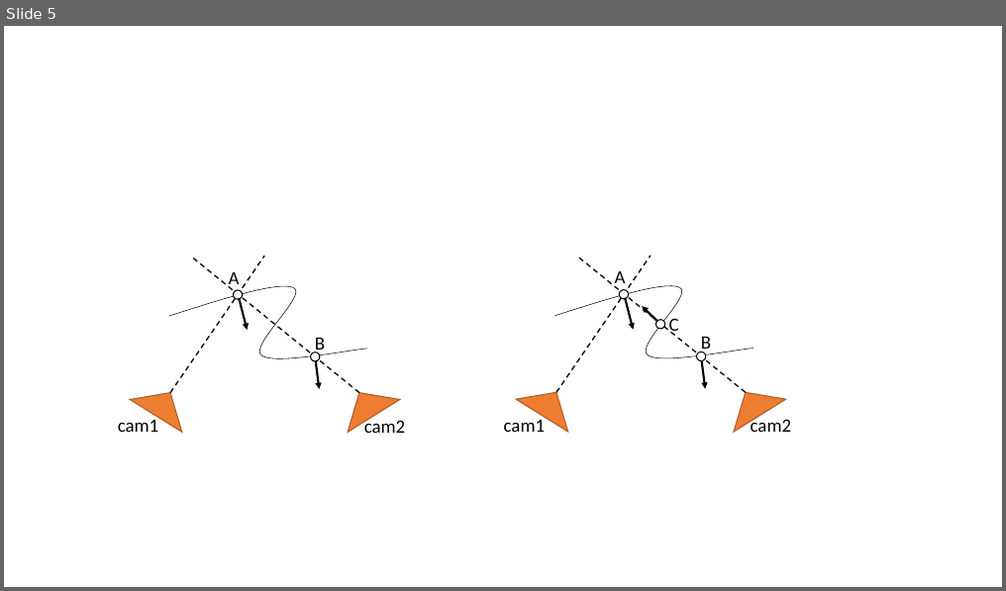
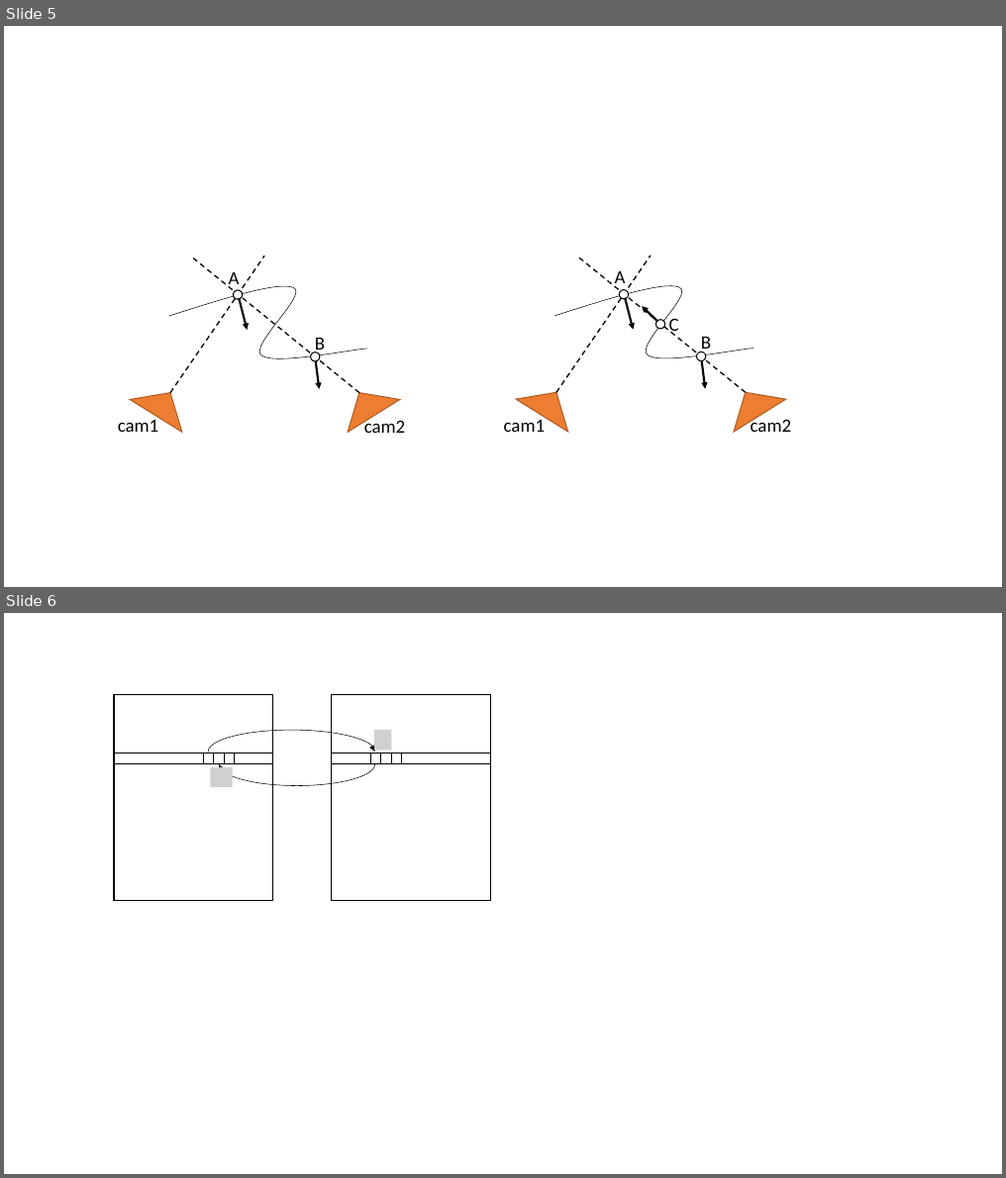
Before and after one commit to seed93/master-thesis, a slide deck: template/figures/chpt4/演示文稿1.pptx. Shown one above the other, each under a label of ours: slide 5 before the commit, slides 5 and 6 after it. The pictures are 1006x591 and 1006x1178 pixels, drawn with LibreOffice and Linux fonts; fonts in the diff are those of the drawing; grey boxes stand for pictures; background and template pictures are left out. Boxes give left, top, right and bottom in pixels: in the first picture for what was removed or moved away, otherwise in the second. Text is boxed around its words. In the diff, an @@ line names an element or a change of style, - is before the commit and + after.

Commit message:
after presentation

```diff
--- a/template/figures/chpt4/演示文稿1.pptx
+++ b/template/figures/chpt4/演示文稿1.pptx
@@ slide 6 added at (x1=4, y1=613, x2=1002, y2=1174), background #FFFFFF @@
@@ arc (boxed as its full ellipse) added at (x1=208, y1=730, x2=375, y2=773), outline #000000 0.5 pt @@
@@ picture added at (x1=374, y1=730, x2=392, y2=750) @@
@@ group added at (x1=114, y1=694, x2=273, y2=900): 6 lines, 1 rectangle @@
@@ arc (boxed as its full ellipse) added at (x1=219, y1=744, x2=375, y2=786), outline #000000 0.5 pt @@
@@ group added at (x1=332, y1=694, x2=491, y2=900): 6 lines, 1 rectangle @@
@@ picture added at (x1=211, y1=767, x2=233, y2=787) @@
```
Also in this commit, not shown: 15 other files.
